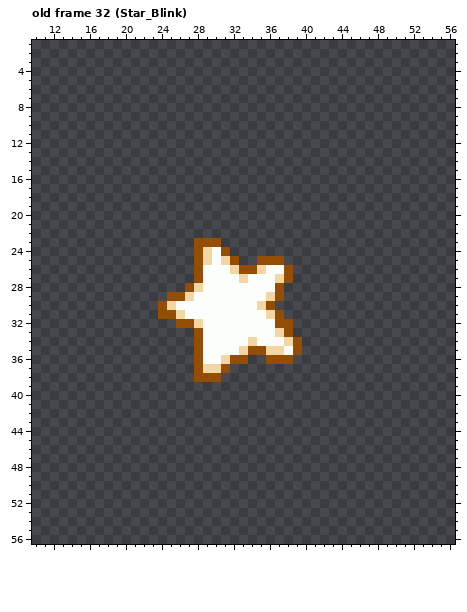
File history of a pixel-art file, Assets/Art/VFX/VFX_Kirby.aseprite. Above is the file before it was changed.
64x64 pixels, 48 frames. Colours within 5 levels of each other are drawn and written as one. Shown: old frame 32 (Star_Blink): x 10..56, y 1..56. The commit also changed other frames, which this record leaves out.
Once edited:
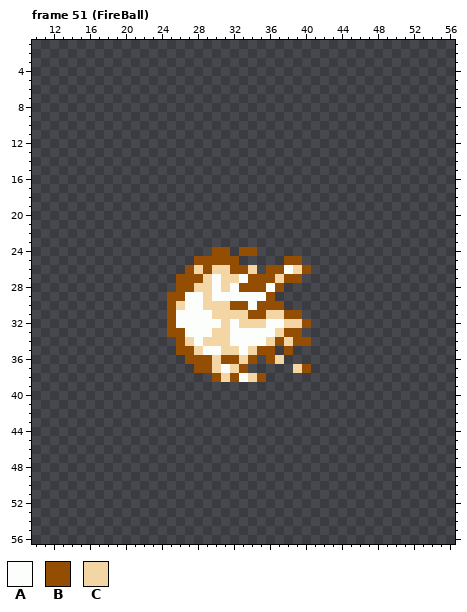
Palette (. is transparent): A #fcfefc  B #944e04  C #f4d6a4
A new or re-ordered frame is compared with the old frame closest to it.
Difference:
frames 48 -> 59
--- frame 51 (FireBall) is new; against old frame 32 (Star_Blink), layers "Layer 5", "Layer 1"
@@ x 22..42 @@
 22 .....................
-23 ......BBB............
-24 ......BCAB...........
-25 ......BCACB..BBB.....
-26 ......BAAACBBCAAB....
-27 ......BAAAACAAACB....
-28 .....BCAAAAAAAAB.....
-29 ...BBCAAAAAAAACB.....
-30 ..BCAAAAAAAAACB......
-31 ..BBCAAAAAAAAACB.....
-32 ....BBCAAAAAAAABB....
-33 ......BAAAAAAAACB....
-34 ......BAAAAACAAACB...
-35 ......BAAAACBBCCAB...
-36 ......BAACBB..BBB....
-37 ......BCCB...........
-38 ......BBB............
+23 .....................
+24 ........BB.BB........
+25 ......BBBBB.....BB...
+26 .....BCBCCBBC.BBACB..
+27 ....BBBCACCABBBCBB...
+28 ....BBCCACABBBAB.....
+29 ...BBAACAAAAAAB......
+30 ...BCAACCCBBABBB.....
+31 ...BAAAACCCCBBCCBB...
+32 ...BAAAAACACCCAACCB..
+33 ...BBAAACCAAAAACBB...
+34 ....BCACCCAAAACBCBB..
+35 ....BBCAACCACBB.B....
+36 .....BBBCBBCB.BC.....
+37 ......BBCACB.....CB..
+38 ........BCBACB.......
 39 .....................
Where, in picture pixels (left, top, right, bottom), the same in both pictures:
changed: (158, 238, 311, 382)
